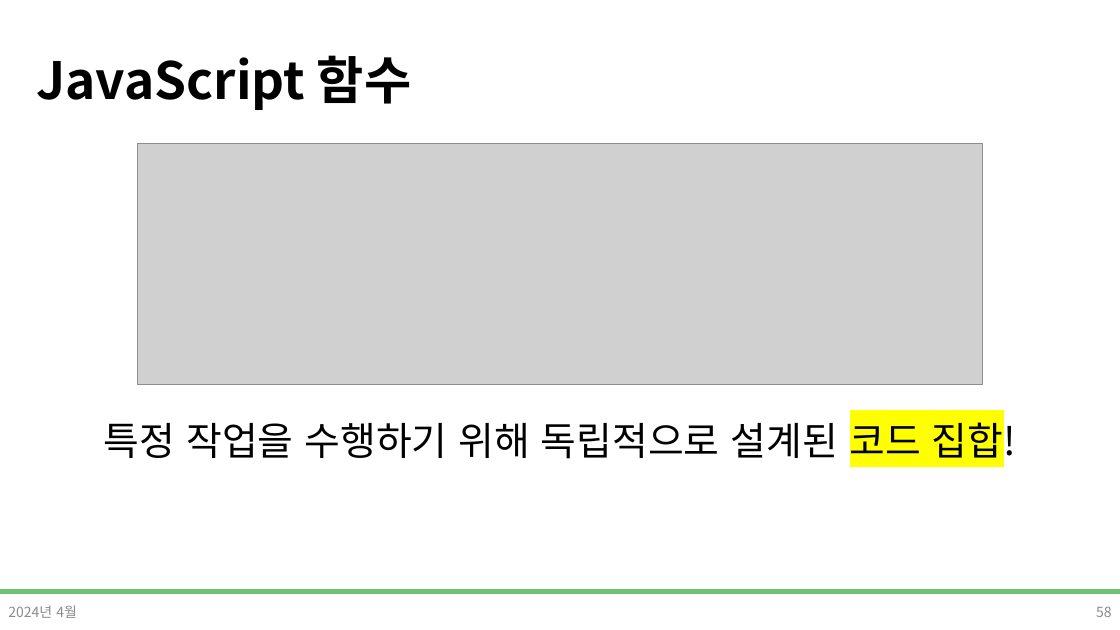
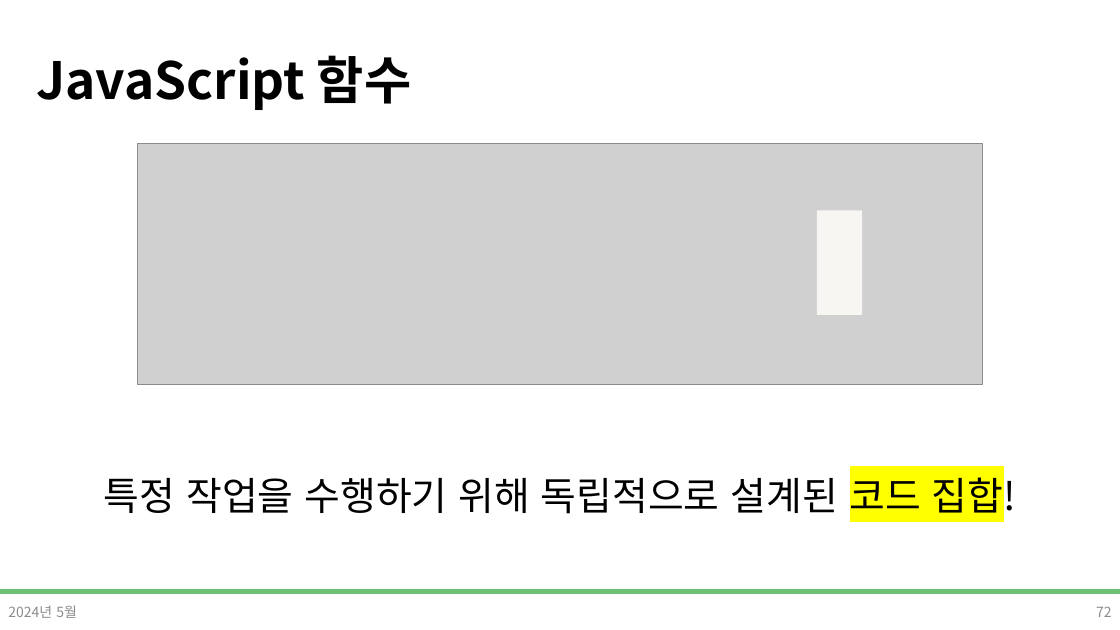
Before and after one commit to DevDamon0527/SeSAC_Yeongdeungpo_Campus_6th, a slide deck: slide 72 of material/[SeSAC_YDP_6] 04-1_Javascript.pptx (slide 58 before the commit). Drawn at 1120x630 pixels with LibreOffice and Linux fonts; fonts in the diff are those of the drawing; grey boxes stand for pictures; background and template pictures are left out. Boxes give left, top, right and bottom in pixels: in the first picture for what was removed or moved away, otherwise in the second. Text is boxed around its words. In the diff, an @@ line names an element or a change of style, - is before the commit and + after.

```diff
--- a/material/[SeSAC_YDP_6] 04-1_Javascript.pptx
+++ b/material/[SeSAC_YDP_6] 04-1_Javascript.pptx
@@ rectangle added at box(818, 210, 863, 315), fill #F7F6F3 @@
@@ text "특정 작업을 수행하기 위해 독립적으로 ...": place and size @@
-text "특정 작업을 수행하기 위해 독립적으로 ..." at box(104, 415, 1016, 465)
+text "특정 작업을 수행하기 위해 독립적으로 ..." at box(104, 471, 1016, 521)
@@ text "특정 작업을 수행하기 위해 독립적으로 ..." at box(104, 471, 1016, 521): line spacing 1.4 to 1.5 @@
@@ text at box(8, 605, 77, 618): text changed @@
-2024년 4월
+2024년 5월
@@ page number at box(1096, 606, 1112, 617): text changed @@
-58
+72
```
Also in this commit, not shown: 89 other slides changed, 16 slides added, 3 slides removed, 16 other files.
